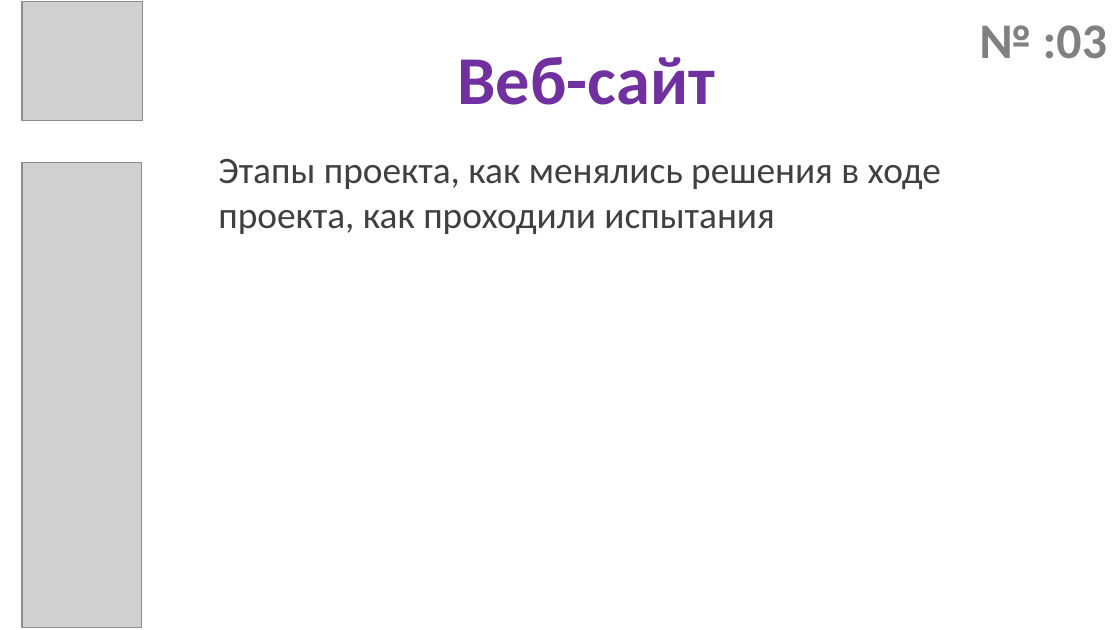
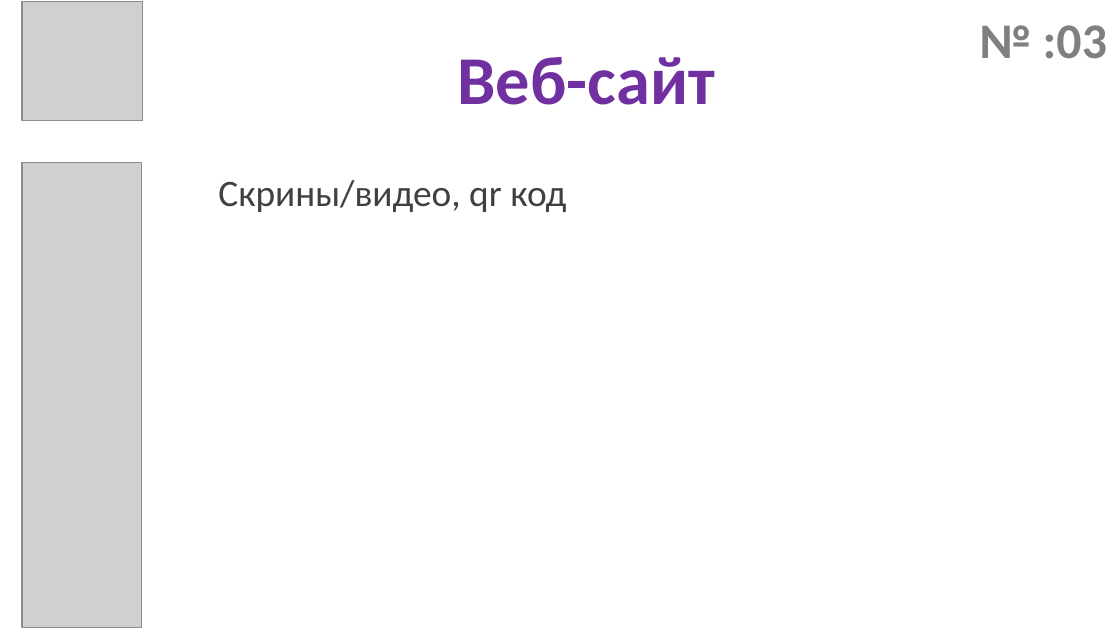
Before and after one commit to dpp-shlyopa-team/Presentation, a slide deck: slide 8 of преза.pptx. Drawn at 1120x630 pixels with LibreOffice and Linux fonts; fonts in the diff are those of the drawing; grey boxes stand for pictures. Boxes give left, top, right and bottom in pixels: in the first picture for what was removed or moved away, otherwise in the second. Text is boxed around its words. In the diff, an @@ line names an element or a change of style, - is before the commit and + after.

```diff
--- a/преза.pptx
+++ b/преза.pptx
@@ text at (x1=218, y1=180, x2=566, y2=212): text changed @@
-Этапы проекта, как менялись решения в ходе проекта, как проходили испытания
+Скрины/видео, qr код
```
Also in this commit, not shown: 8 other slides changed, 2 slides removed, 1 other file.
